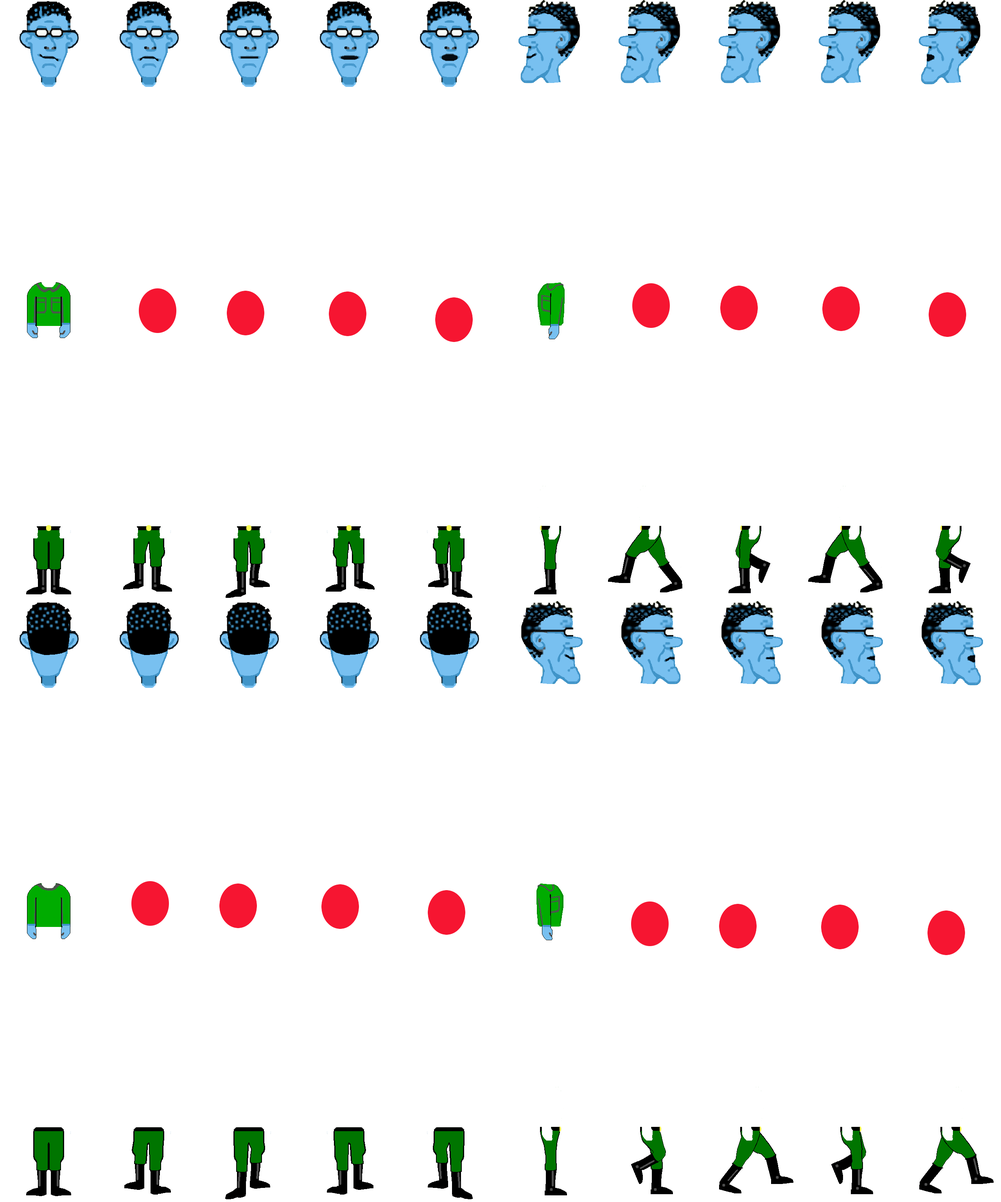
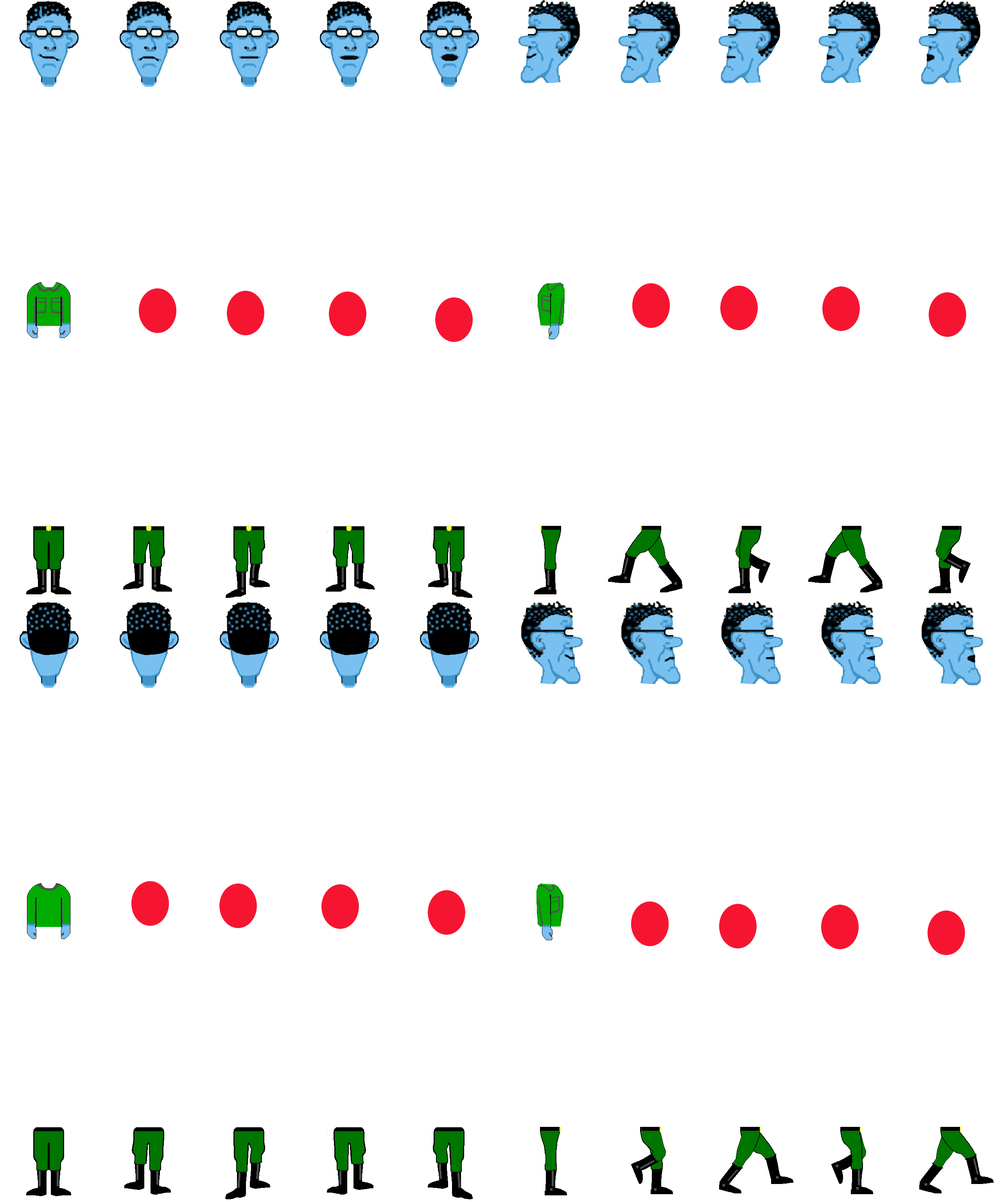
Layered file, before and after one edit (1001x1202). Changes by layer:
painted on "Background" over <box>33,524,962,1141</box>
